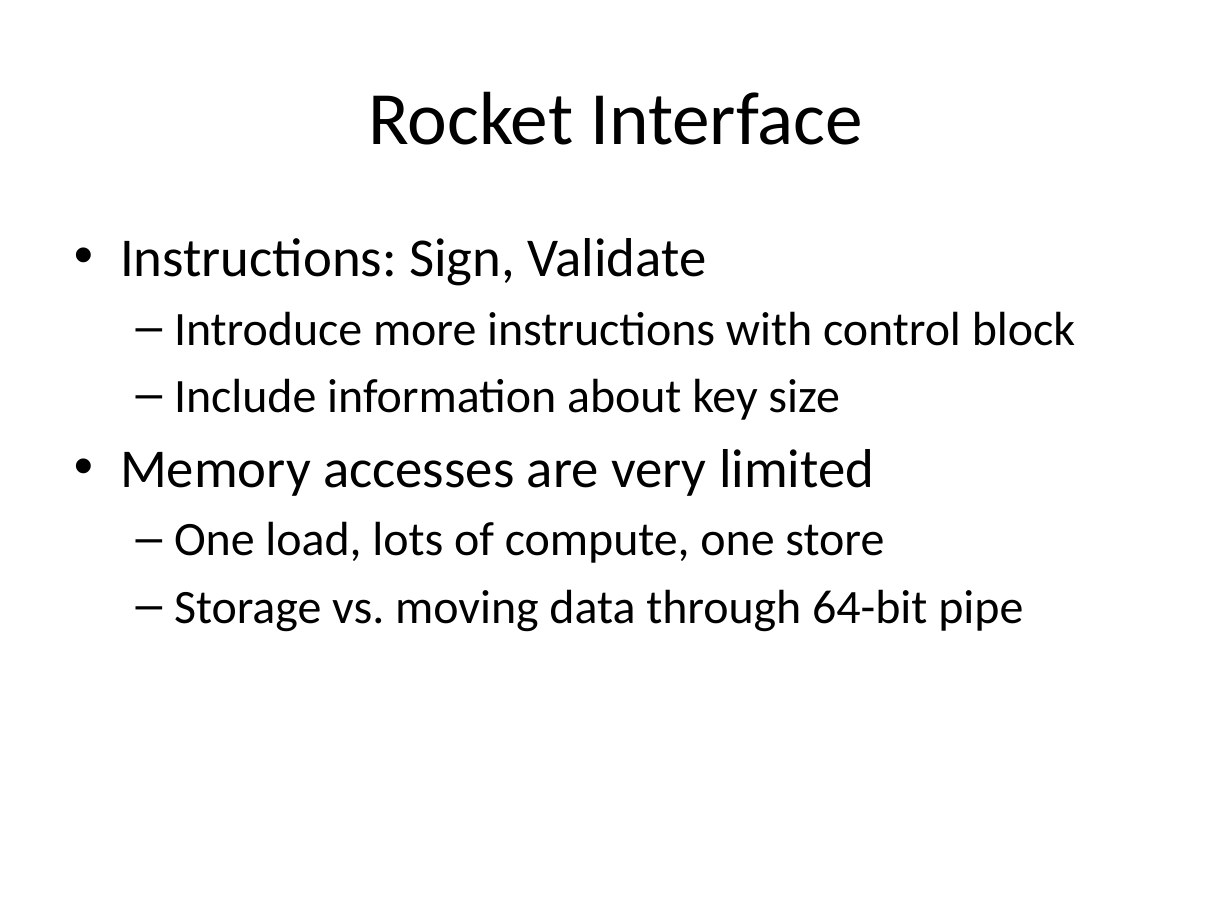
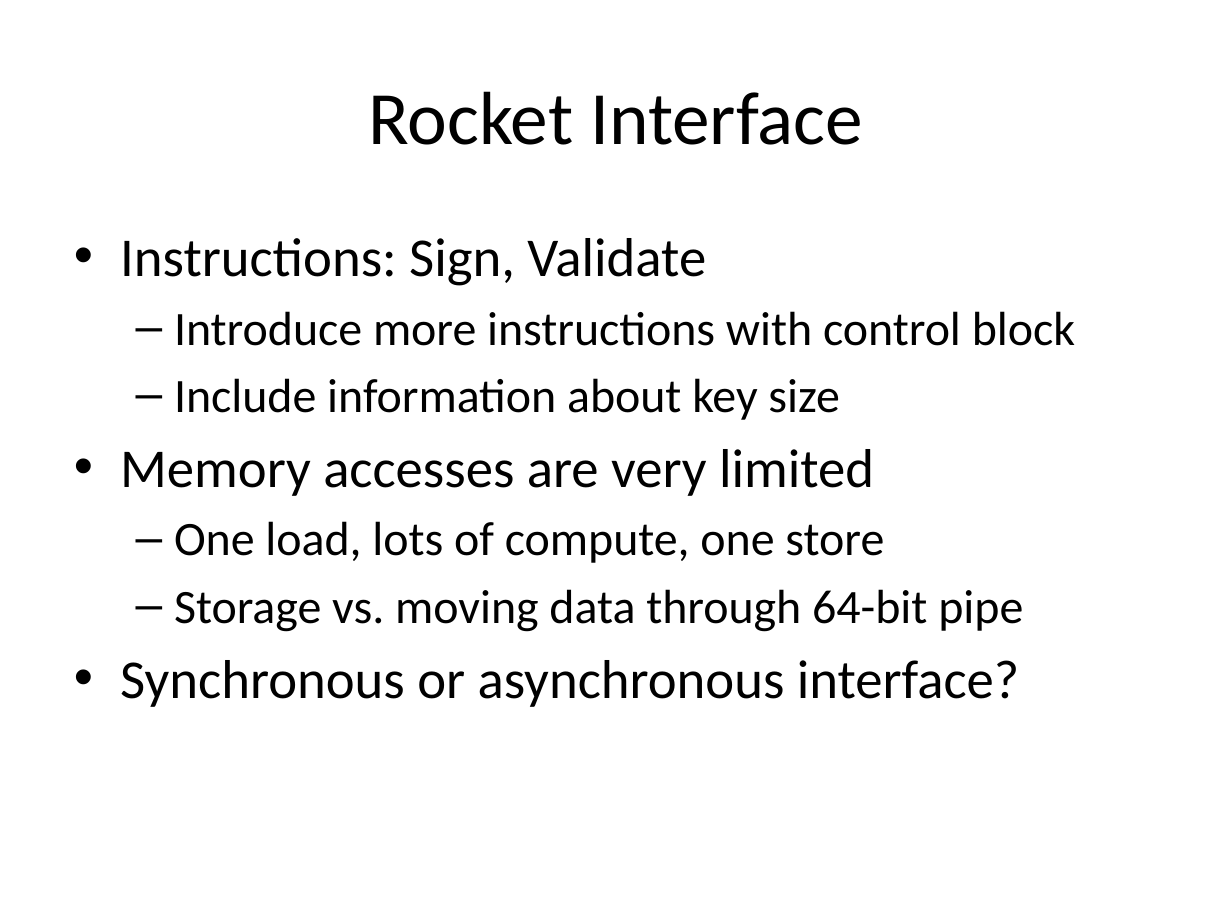
Before and after one commit to palmer-dabbelt/cs250-papers, a slide deck: slide 7 of cs250proposal.pptx. Drawn at 1232x924 pixels with LibreOffice and Linux fonts; fonts in the diff are those of the drawing. Boxes give left, top, right and bottom in pixels: in the first picture for what was removed or moved away, otherwise in the second. Text is boxed around its words. In the diff, an @@ line names an element or a change of style, - is before the commit and + after.

```diff
--- a/cs250proposal.pptx
+++ b/cs250proposal.pptx
@@ text at bbox=[120, 660, 1019, 707]: paragraph added @@
+• Synchronous or asynchronous interface?
```
Also in this commit, not shown: 3 other slides changed, 1 slide added, 1 slide removed.
